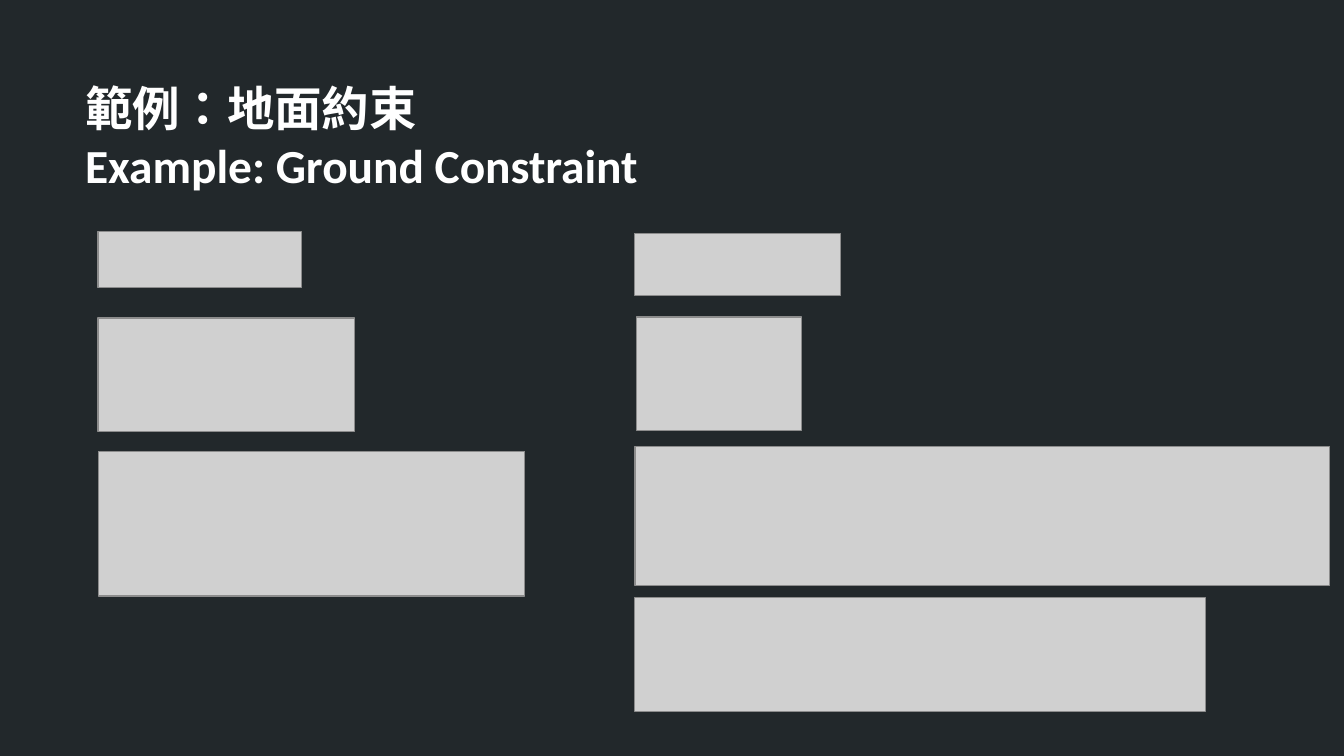
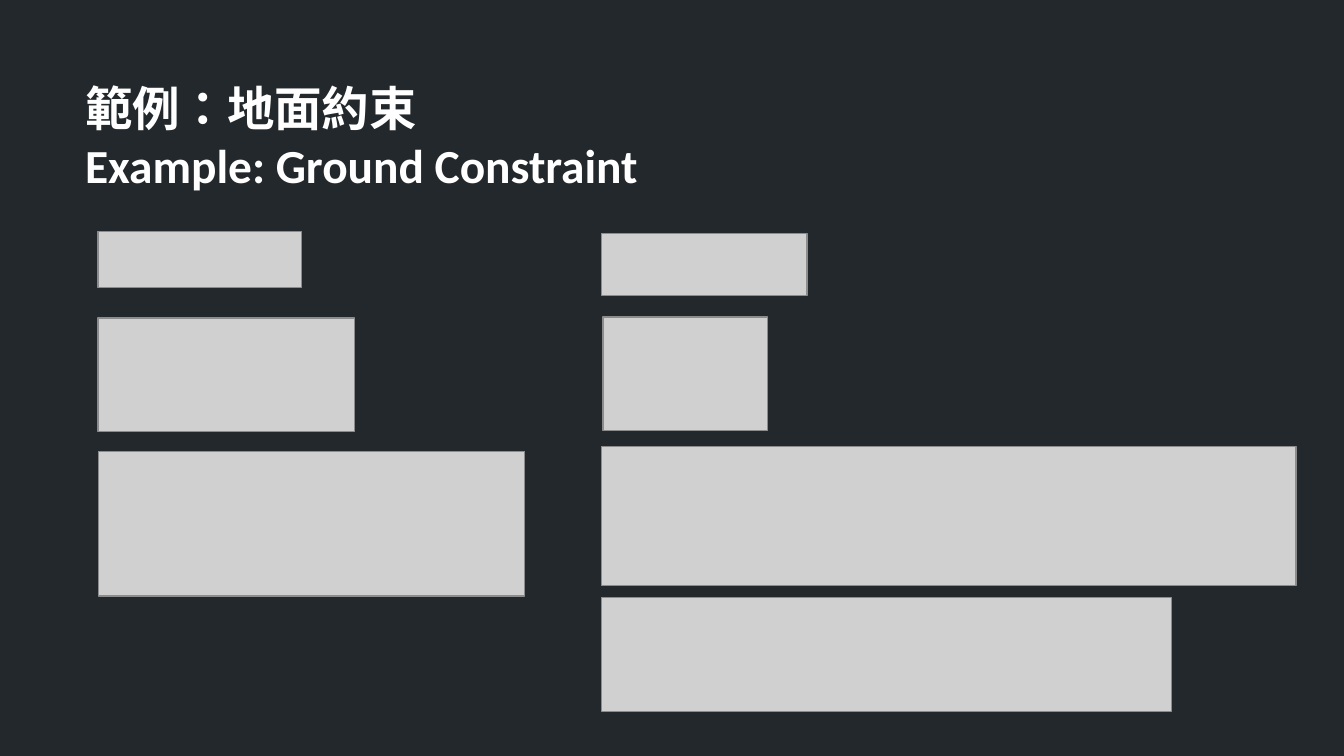
Before and after one commit to TheAllenChou/unity-physics-constraints, a slide deck: slide 12 of slides/physics constraints in games.odp. Drawn at 1344x756 pixels with LibreOffice and Linux fonts; fonts in the diff are those of the drawing; grey boxes stand for pictures. Boxes give left, top, right and bottom in pixels: in the first picture for what was removed or moved away, otherwise in the second. Text is boxed around its words. In the diff, an @@ line names an element or a change of style, - is before the commit and + after.

```diff
--- a/slides/physics constraints in games.odp
+++ b/slides/physics constraints in games.odp
@@ 4 pictures: place and size @@
-4 pictures at [635, 233, 1331, 711]
+4 pictures at [601, 233, 1296, 711]
```
Also in this commit, not shown: 5 other slides changed, 2 slides added, 20 other files.
